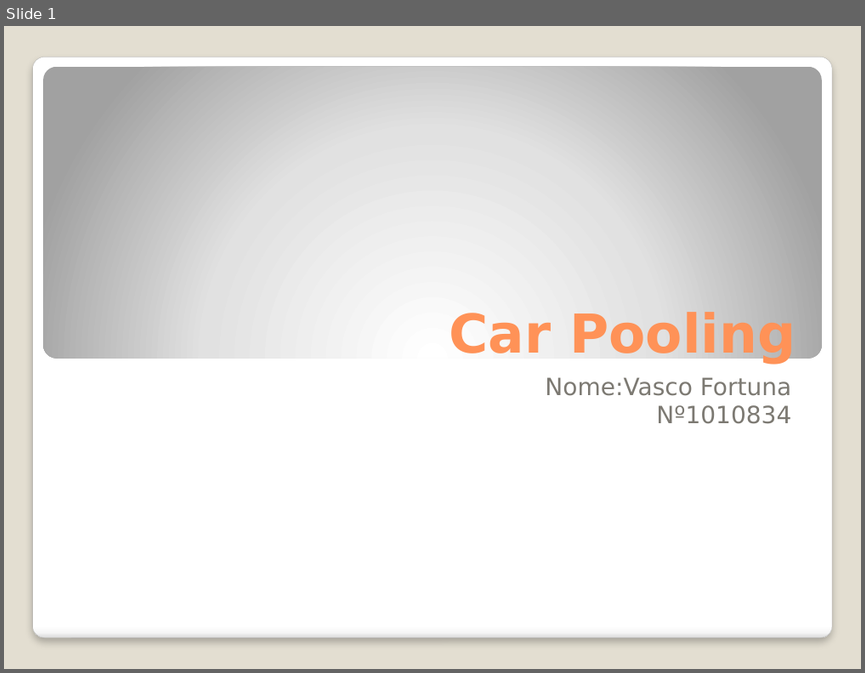
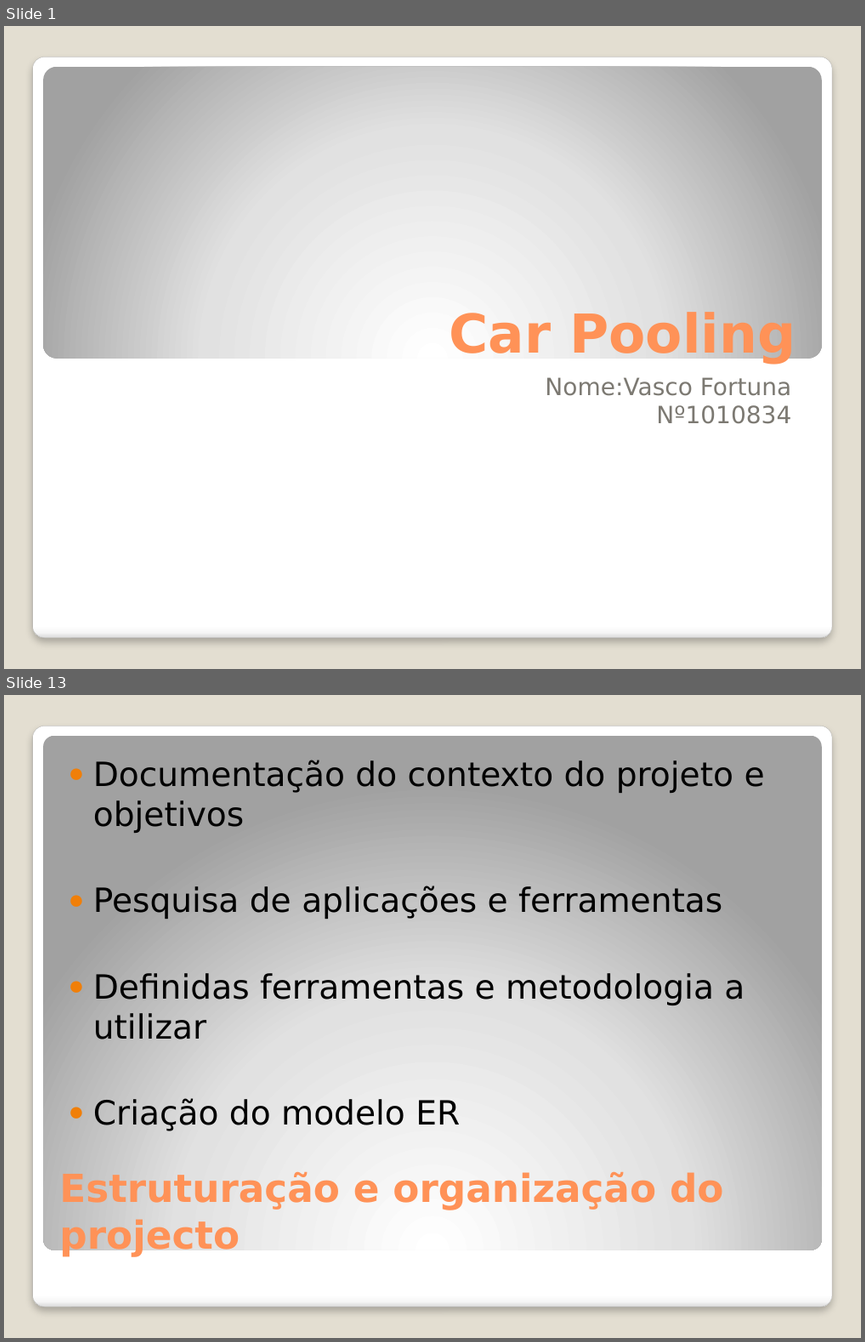
Before and after one commit to Vascomfortuna/Projeto-EI, a slide deck: actividades/Apresentação.pptx. Shown one above the other, each under a label of ours: slide 1 before the commit, slides 1 and 13 after it; the slides between them are not shown. The pictures are 865x673 and 865x1342 pixels, drawn with LibreOffice and Linux fonts; fonts in the diff are those of the drawing. Boxes give left, top, right and bottom in pixels: in the first picture for what was removed or moved away, otherwise in the second. Text is boxed around its words. In the diff, an @@ line names an element or a change of style, - is before the commit and + after.

```diff
--- a/actividades/Apresentação.pptx
+++ b/actividades/Apresentação.pptx
@@ slide 13 added at (x1=4, y1=695, x2=861, y2=1338), background #E3DED1; not listed: 1 template element that a slide beside it also shows @@
@@ rounded rectangle added at (x1=43, y1=735, x2=822, y2=1249), fill gradient #FFFFFF to #E1E1E1 to #A2A2A2 @@
@@ text added at (x1=93, y1=760, x2=765, y2=1131), 28 pt, text #000000 @@
+● Documentação do contexto do projeto e objetivos
+● Pesquisa de aplicações e ferramentas
+● Definidas ferramentas e metodologia a utilizar
+● Criação do modelo ER
@@ title added at (x1=59, y1=1171, x2=724, y2=1257), 32.4 pt, text #FF9258, bold @@
+Estruturação e organização do projecto
```
Also in this commit, not shown: 1 slide changed, 11 other slides added, 1 slide removed, 5 other files.
